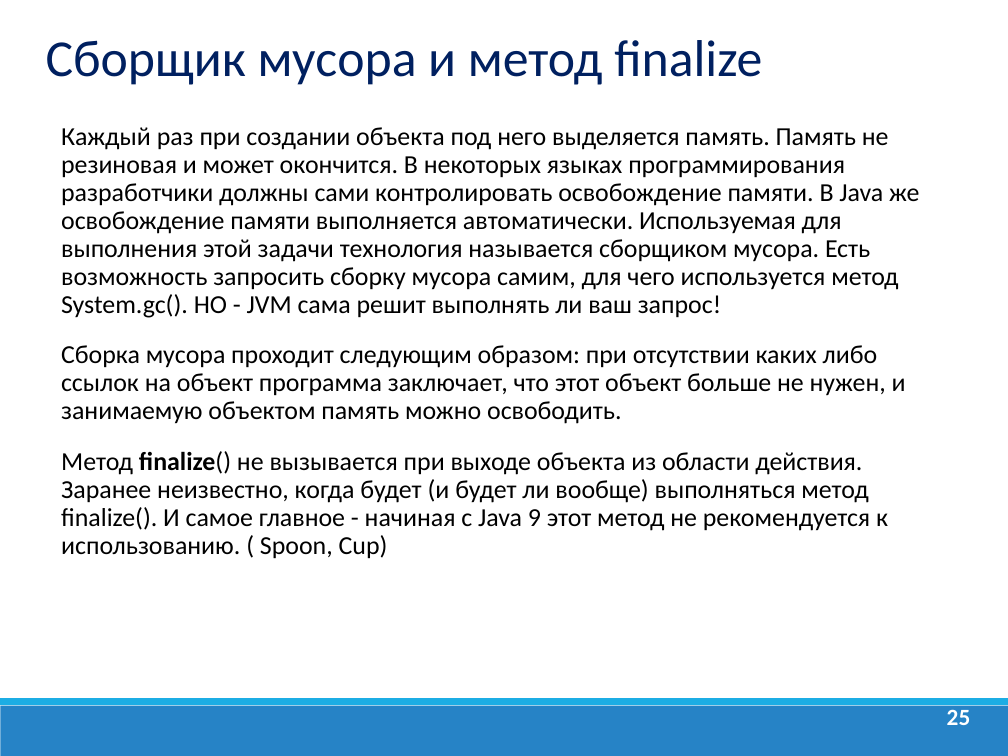
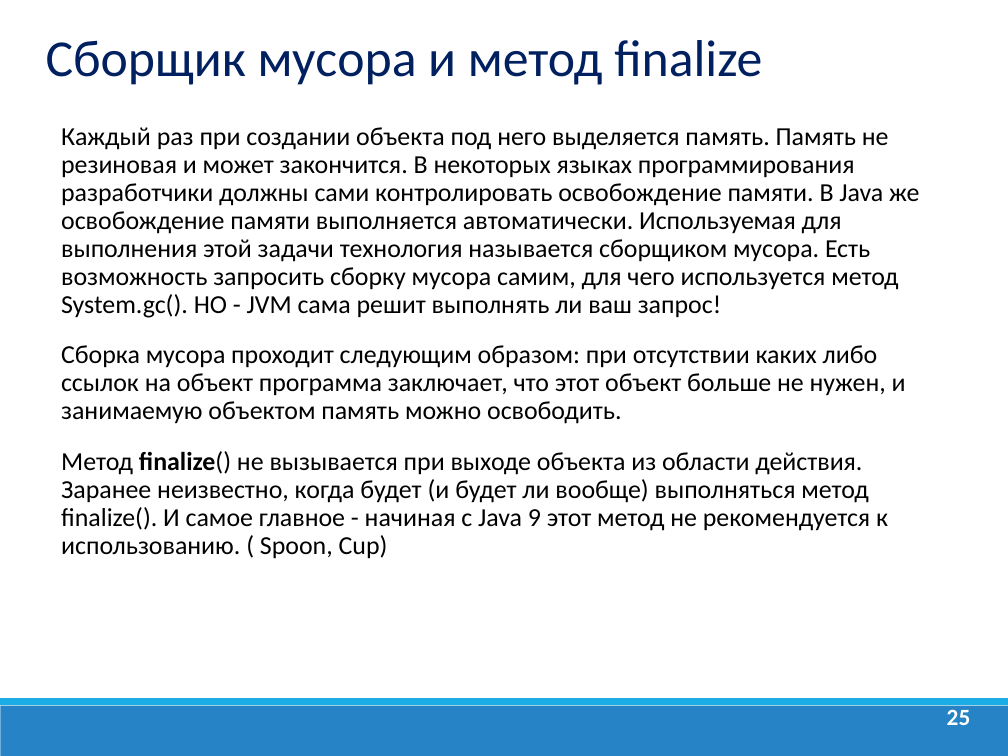
Before and after one commit to dmitry-academy/academy_5220, a slide deck: slide 25 of academy5220/resources/presentations/Java Lection 7. ООП.ppt. Drawn at 1008x756 pixels with LibreOffice and Linux fonts; fonts in the diff are those of the drawing; background and template pictures are left out. Boxes give left, top, right and bottom in pixels: in the first picture for what was removed or moved away, otherwise in the second. Text is boxed around its words. In the diff, an @@ line names an element or a change of style, - is before the commit and + after.

```diff
--- a/academy5220/resources/presentations/Java Lection 7. ООП.ppt
+++ b/academy5220/resources/presentations/Java Lection 7. ООП.ppt
@@ text at box(61, 127, 919, 318): text changed @@
-Каждый раз при создании объекта под него выделяется память. Память не резиновая и может окончится. В некоторых языках программирования разработчики должны сами контролировать освобождение памяти. В Java же освобождение памяти выполняется автоматически. Используемая для выполнения этой задачи технология называется сборщиком мусора. Есть возможность запросить сборку мусора самим, для чего используется метод System.gc(). НО - JVM сама решит выполнять ли ваш запрос!
+Каждый раз при создании объекта под него выделяется память. Память не резиновая и может закончится. В некоторых языках программирования разработчики должны сами контролировать освобождение памяти. В Java же освобождение памяти выполняется автоматически. Используемая для выполнения этой задачи технология называется сборщиком мусора. Есть возможность запросить сборку мусора самим, для чего используется метод System.gc(). НО - JVM сама решит выполнять ли ваш запрос!
```
Also in this commit, not shown: 1 other slide changed, 6 slides added, 11 other files.
